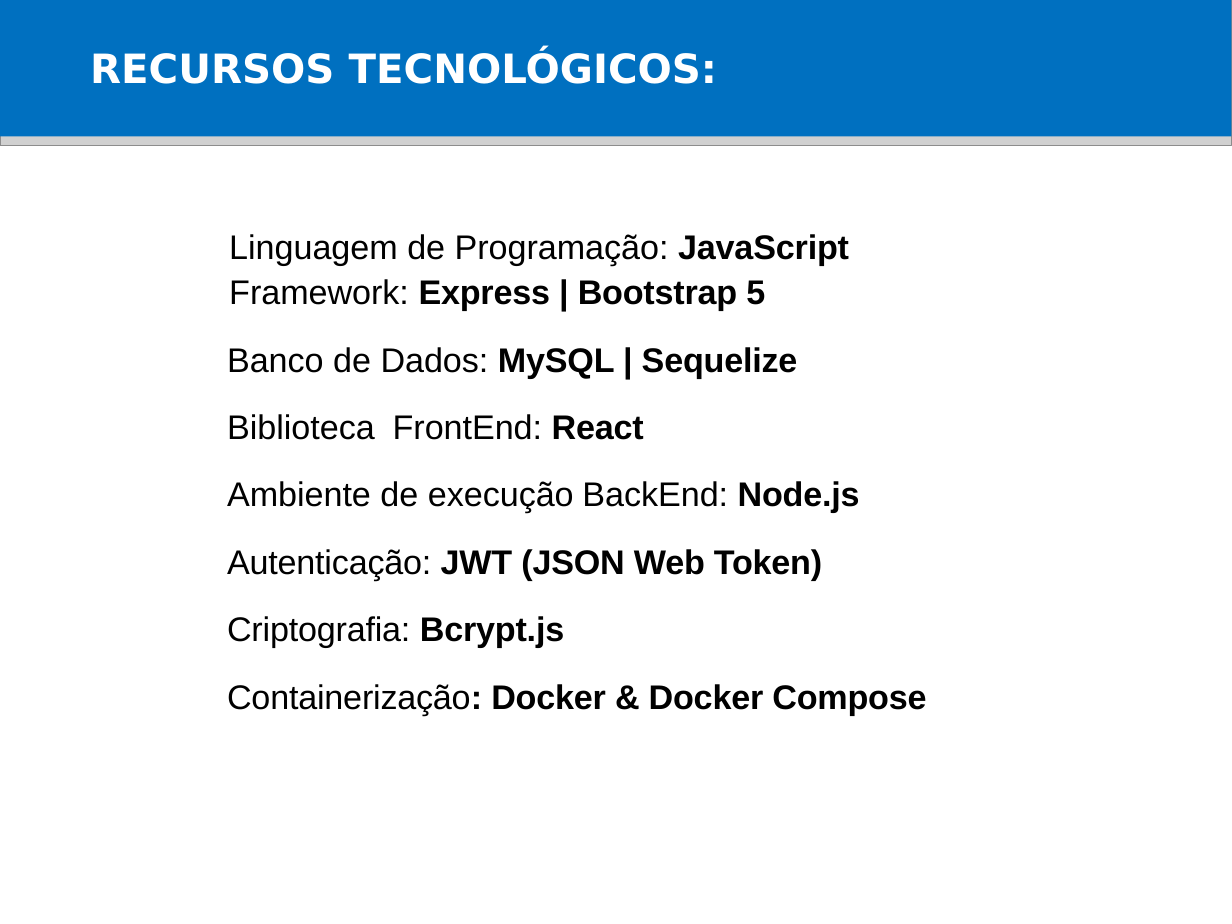
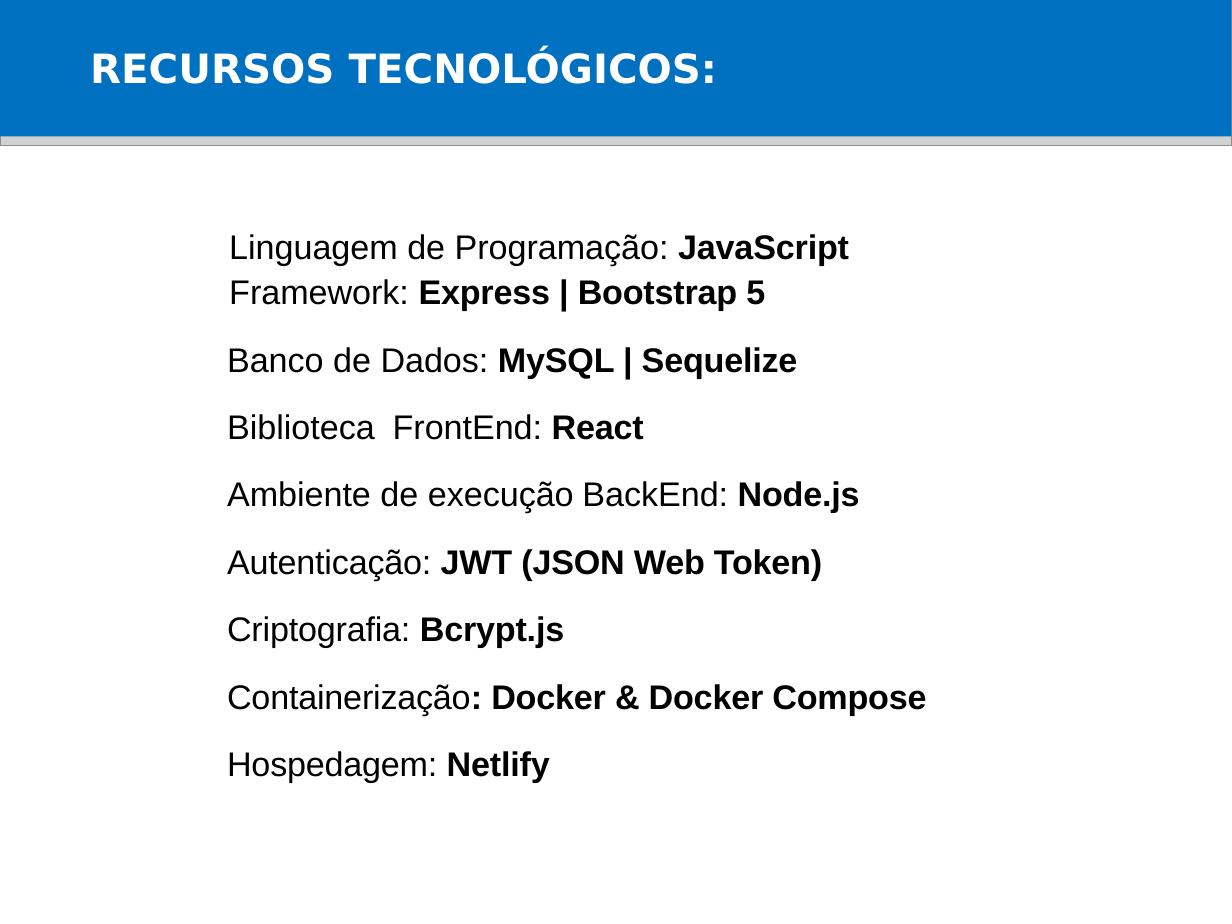
Before and after one commit to HudsonCarneiro/FleetPlus, a slide deck: slide 5 of Docs/Slides/Slide FleetPlus II.pptx. Drawn at 1232x924 pixels with LibreOffice and Linux fonts; fonts in the diff are those of the drawing; grey boxes stand for pictures; background and template pictures are left out. Boxes give left, top, right and bottom in pixels: in the first picture for what was removed or moved away, otherwise in the second. Text is boxed around its words. In the diff, an @@ line names an element or a change of style, - is before the commit and + after.

Commit message:
docs

```diff
--- a/Docs/Slides/Slide FleetPlus II.pptx
+++ b/Docs/Slides/Slide FleetPlus II.pptx
@@ text at [227,751,550,783]: paragraph added @@
+Hospedagem: Netlify
```
